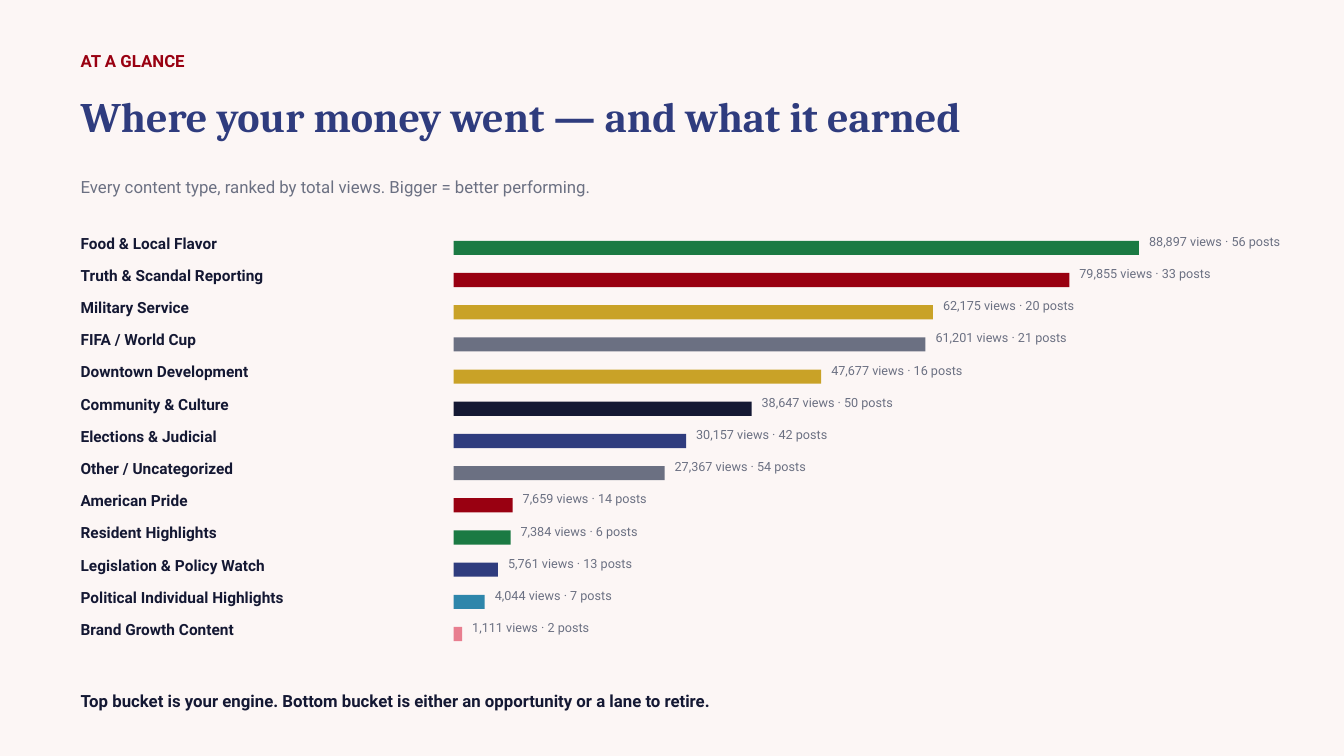
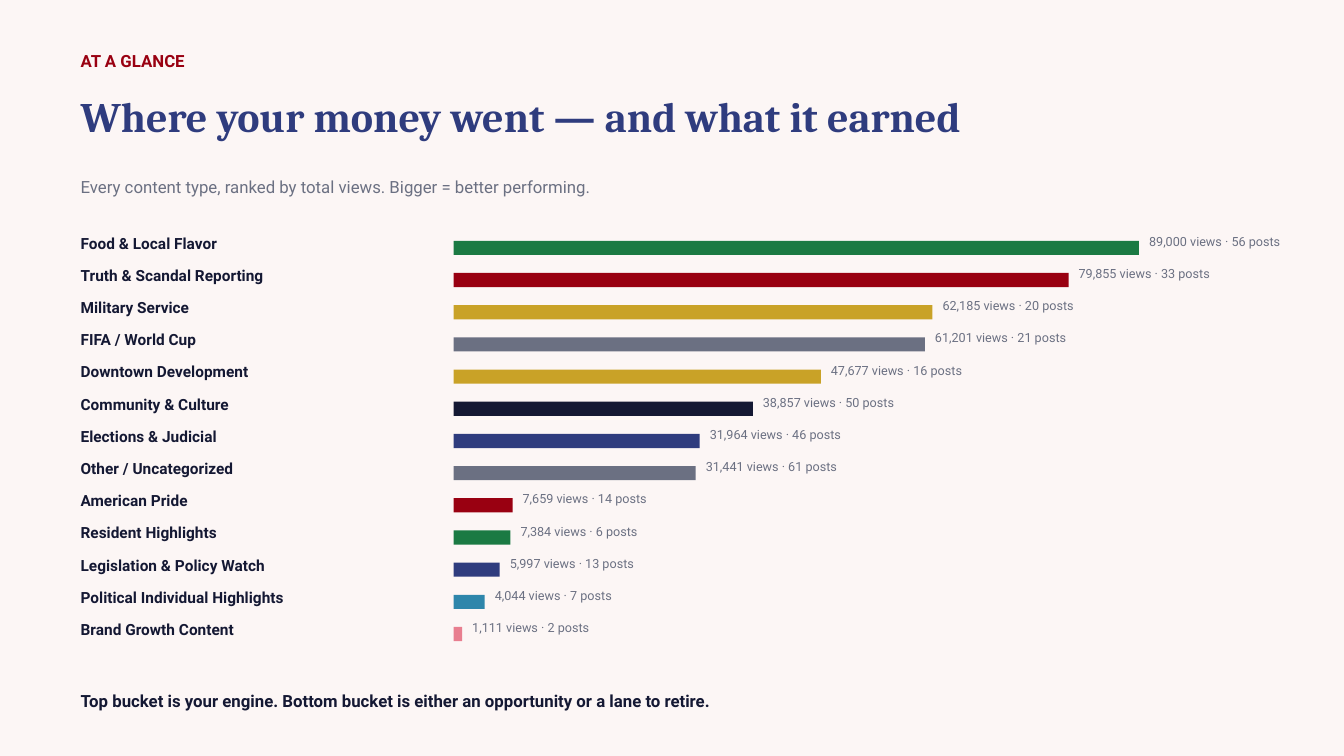
Before and after one commit to zvmmer/talking-downey-kpis, a slide deck: slide 3 of SPONSOR_CONTENT_REPORT.pptx. Drawn at 1344x756 pixels with LibreOffice and Linux fonts; fonts in the diff are those of the drawing. Boxes give left, top, right and bottom in pixels: in the first picture for what was removed or moved away, otherwise in the second. Text is boxed around its words. In the diff, an @@ line names an element or a change of style, - is before the commit and + after.

```diff
--- a/SPONSOR_CONTENT_REPORT.pptx
+++ b/SPONSOR_CONTENT_REPORT.pptx
@@ text at (1149, 237, 1280, 249): text changed @@
-88,897 views · 56 posts
+89,000 views · 56 posts
@@ text at (943, 301, 1073, 313): text changed @@
-62,175 views · 20 posts
+62,185 views · 20 posts
@@ text at (763, 398, 894, 410): text changed @@
-38,647 views · 50 posts
+38,857 views · 50 posts
@@ rectangle: place and size @@
-rectangle at (454, 434, 687, 448)
+rectangle at (454, 434, 700, 448)
@@ text at (710, 430, 841, 442): text changed @@
-30,157 views · 42 posts
+31,964 views · 46 posts
@@ rectangle: place and size @@
-rectangle at (454, 466, 664, 480)
+rectangle at (454, 466, 696, 480)
@@ text at (706, 462, 837, 474): text changed @@
-27,367 views · 54 posts
+31,441 views · 61 posts
@@ text at (510, 559, 633, 571): text changed @@
-5,761 views · 13 posts
+5,997 views · 13 posts
```
Also in this commit, not shown: 9 other slides changed, 5 other files.
